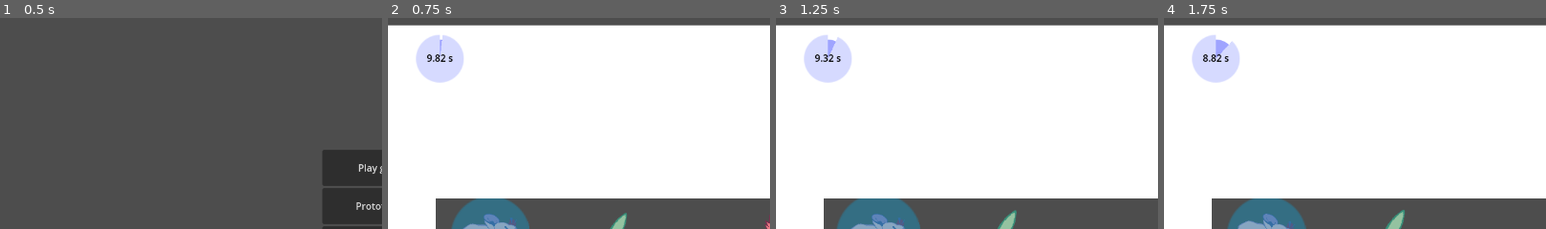
Above: before the commit, frames 1-4 (left to right).
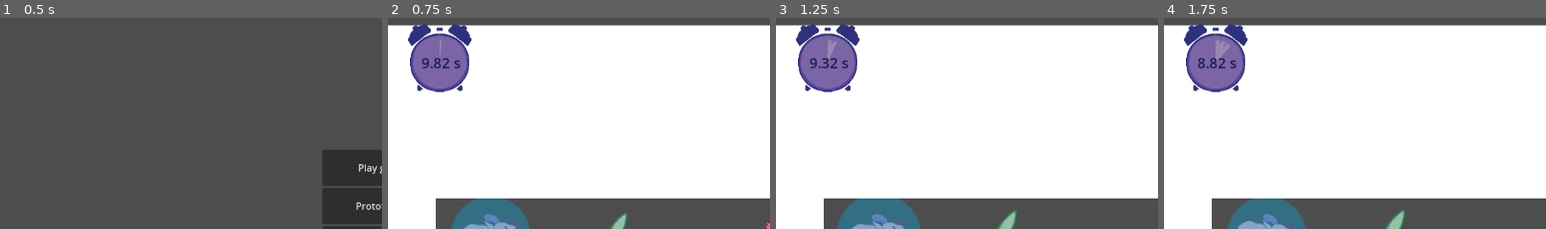
Above: after the commit, the same moments.

Repository: antimundo/rat-and-furrius
Game: Godot game, scene res://scenes/main_menu/main_menu.tscn
The game is run twice, just before and just after one commit, with the same random seed, the same clock (stepped at 60 frames per second) and the same inputs. Sound files missing from this copy of the repository are replaced by a short silence.
Inputs (mouse positions are % of the whole screen's width and height, from its top left):
- Up to frame 1 (0.5 s): no input
- Up to frame 2 (0.75 s): click "Play game" at 0.5 s
- Up to frame 3 (1.25 s): no input
- Up to frame 4 (1.75 s): move the mouse to (72, 44) at 1.27 s
The pictures show only the part of the screen within x 0-50%, y 0-50%; the shares and areas given below are measured in that part.

Frame 1 is identical in both runs. In frame 2, 4.3% of the frame differs, in the area x 5-22%, y 2-36%; in frame 3, 4.3%; in frame 4, 4.3%.

Commit message:
Update timer feedback UI

Diff:
--- a/scenes/game_manager/end_game_timer.gd
+++ b/scenes/game_manager/end_game_timer.gd
@@ -3,13 +3,29 @@
 
 @onready var timer_label := %TimerValue
 @onready var texture_progress_bar = %TimerProgressBar
+@onready var animation_player = $"../Control/TextureRect/AnimationPlayer"
+var tween: Tween
 
 func _ready() -> void:
 	EventBus.got_cheese.connect(add_time)
 
-func _process(delta: float) -> void:
+func _process(_delta: float) -> void:
 	timer_label.text = "%3.2f s" % time_left
 	texture_progress_bar.value = time_left
+	if time_left < 4:
+		animation_player.play("time_low", 10)
+	else:
+		animation_player.play("RESET", 5)
 
 func add_time(time_to_add: float) -> void:
+	var texture_rect = $"../Control/TextureRect"
+	Tween.TWEEN_PAUSE_STOP
+	texture_rect.scale = Vector2(1.3, 1.3)
+	if tween == null:
+		tween = create_tween()
+	else:
+		tween.kill()
+		tween = create_tween()
+
+	tween.tween_property(texture_rect, "scale", Vector2(1, 1), .5)
 	start(time_left + time_to_add)
--- a/scenes/game_manager/game_manager.tscn
+++ b/scenes/game_manager/game_manager.tscn
@@ -1,9 +1,71 @@
-[gd_scene load_steps=5 format=3 uid="uid://dsuf565vxlltg"]
+[gd_scene load_steps=9 format=3 uid="uid://dsuf565vxlltg"]
 
 [ext_resource type="Script" path="res://scenes/game_manager/game_manager.gd" id="1_woiw8"]
 [ext_resource type="Texture2D" uid="uid://r28s42mguoxy" path="res://assets/sprites/circle.svg" id="2_43sdy"]
+[ext_resource type="Texture2D" uid="uid://qq1oxy06fspm" path="res://assets/sprites/Clock.png" id="2_eqlv3"]
 [ext_resource type="Script" path="res://scenes/game_manager/end_game_timer.gd" id="2_ln6gs"]
 [ext_resource type="AudioStream" uid="uid://dtky6y0mv0gyv" path="res://assets/music/music_gameplay.ogg" id="3_7bieq"]
+
+[sub_resource type="Animation" id="Animation_2qfl1"]
+resource_name = "time_low"
+loop_mode = 1
+tracks/0/type = "value"
+tracks/0/imported = false
+tracks/0/enabled = true
+tracks/0/path = NodePath(".:modulate")
+tracks/0/interp = 1
+tracks/0/loop_wrap = true
+tracks/0/keys = {
+"times": PackedFloat32Array(0, 0.5),
+"transitions": PackedFloat32Array(-2, -2),
+"update": 0,
+"values": [Color(1, 0.407843, 0.419608, 1), Color(1, 0.611765, 0.611765, 1)]
+}
+tracks/1/type = "value"
+tracks/1/imported = false
+tracks/1/enabled = true
+tracks/1/path = NodePath(".:rotation")
+tracks/1/interp = 1
+tracks/1/loop_wrap = true
+tracks/1/keys = {
+"times": PackedFloat32Array(0, 0.5),
+"transitions": PackedFloat32Array(-2, -2),
+"update": 0,
+"values": [-0.0872665, 0.0872665]
+}
+
+[sub_resource type="Animation" id="Animation_iesm3"]
+length = 0.001
+tracks/0/type = "value"
+tracks/0/imported = false
+tracks/0/enabled = true
+tracks/0/path = NodePath(".:modulate")
+tracks/0/interp = 1
+tracks/0/loop_wrap = true
+tracks/0/keys = {
+"times": PackedFloat32Array(0),
+"transitions": PackedFloat32Array(1),
+"update": 0,
+"values": [Color(1, 1, 1, 1)]
+}
+tracks/1/type = "value"
+tracks/1/imported = false
+tracks/1/enabled = true
+tracks/1/path = NodePath(".:rotation")
+tracks/1/interp = 1
+tracks/1/loop_wrap = true
+tracks/1/keys = {
+"times": PackedFloat32Array(0),
+"transitions": PackedFloat32Array(1),
+"update": 0,
+"values": [0.0]
+}
+
+[sub_resource type="AnimationLibrary" id="AnimationLibrary_m37j1"]
+_data = {
+"RESET": SubResource("Animation_iesm3"),
+"time_low": SubResource("Animation_2qfl1")
+}
 
 [node name="game_manager" type="Node"]
 script = ExtResource("1_woiw8")
@@ -17,34 +79,35 @@
 
 [node name="TextureRect" type="TextureRect" parent="Control"]
 self_modulate = Color(0.623529, 0.643137, 1, 1)
+offset_left = 15.0
+offset_top = 8.0
+offset_right = 165.0
+offset_bottom = 158.0
+pivot_offset = Vector2(71, 80)
+texture = ExtResource("2_eqlv3")
+expand_mode = 1
+
+[node name="TimerProgressBar" type="TextureProgressBar" parent="Control/TextureRect"]
+unique_name_in_owner = true
 layout_mode = 1
 anchors_preset = 8
 anchor_left = 0.5
 anchor_top = 0.5
 anchor_right = 0.5
 anchor_bottom = 0.5
-offset_left = 35.0
-offset_top = 29.0
-offset_right = 99.0
-offset_bottom = 93.0
+offset_left = -44.0
+offset_top = -35.0
+offset_right = 36.0
+offset_bottom = 45.0
 grow_horizontal = 2
 grow_vertical = 2
-texture = ExtResource("2_43sdy")
-
-[node name="TimerProgressBar" type="TextureProgressBar" parent="Control/TextureRect"]
-unique_name_in_owner = true
-modulate = Color(0.839216, 0.854902, 1, 1)
-layout_mode = 1
-offset_left = -8.0
-offset_top = -8.0
-offset_right = 72.0
-offset_bottom = 72.0
 max_value = 10.0
 step = 0.0
 value = 10.0
 fill_mode = 5
 nine_patch_stretch = true
 texture_progress = ExtResource("2_43sdy")
+tint_progress = Color(0.482353, 0.396078, 0.647059, 1)
 
 [node name="TimerValue" type="Label" parent="Control/TextureRect/TimerProgressBar"]
 unique_name_in_owner = true
@@ -54,16 +117,22 @@
 anchor_top = 0.5
 anchor_right = 0.5
 anchor_bottom = 0.5
-offset_left = -20.5
-offset_top = -13.0
-offset_right = 20.5
-offset_bottom = 13.0
+offset_left = -18.0
+offset_top = -13.5
+offset_right = 23.0
+offset_bottom = 12.5
 grow_horizontal = 2
 grow_vertical = 2
 size_flags_horizontal = 8
 size_flags_vertical = 0
-theme_override_colors/font_color = Color(0, 0, 0, 1)
+theme_override_colors/font_color = Color(0.109804, 0.117647, 0.329412, 1)
+theme_override_font_sizes/font_size = 24
 text = "99.99"
+
+[node name="AnimationPlayer" type="AnimationPlayer" parent="Control/TextureRect"]
+libraries = {
+"": SubResource("AnimationLibrary_m37j1")
+}
 
 [node name="EndGameTimer" type="Timer" parent="."]
 wait_time = 10.0
--- a/scenes/gameplay/levels/level_0.tscn
+++ b/scenes/gameplay/levels/level_0.tscn
@@ -83,7 +83,7 @@
 current_weapon = 1
 
 [node name="WeaponPick2" parent="Level" instance=ExtResource("6_rty11")]
-position = Vector2(1057, 853)
+position = Vector2(1059, 854)
 current_weapon = 1
 
 [node name="WeaponPick3" parent="Level" instance=ExtResource("6_rty11")]
